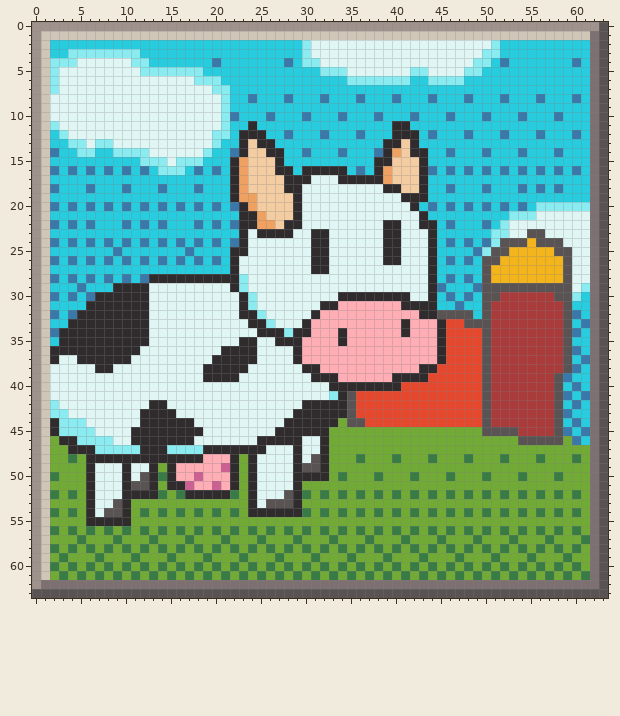
File history of a pixel-art file, src/assets/img/icon-cow.aseprite. This is how it looked before the edit.
64x64 pixels, 1 frame.
Once edited:
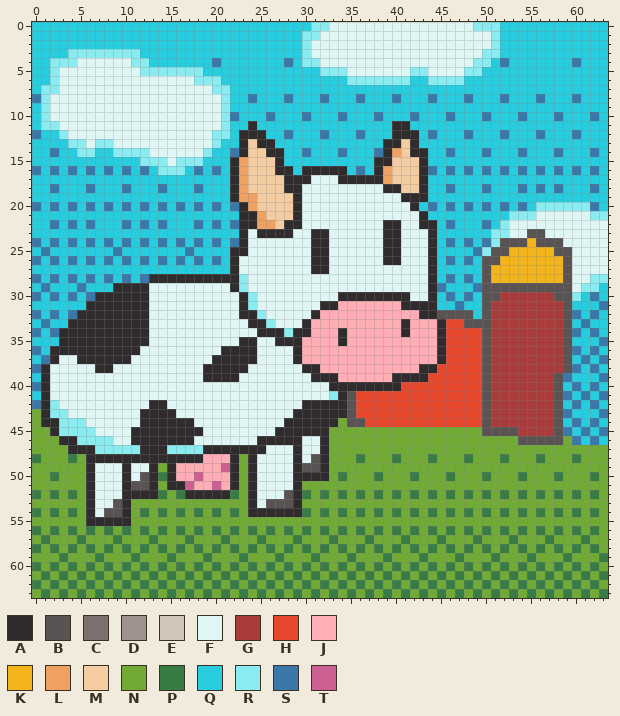
Palette (. is transparent): A #302c2e  B #5a5353  C #7d7071  D #a0938e  E #cfc6b8  F #dff6f5  G #a93b3b  H #e6482e  J #ffaeb6  K #f4b41b  L #eea160  M #f4cca1  N #71aa34  P #397b44  Q #28ccdf  R #8aebf1  S #3978a8  T #cd6093
Diff:
layer "Frame" removed
Changed rows in their new state; - is an unchanged pixel.
first column x 0:
 0 QQQQQQQQQQQQQQQQQQQQQQQQQQQQQQQRRFFFFFFFFFFFFFFFFRRRQQQQQQQQQQQQ
 1 QQQQQQQQQQQQQQQQQQQQQQQQQQQQQQRRFFFFFFFFFFFFFFFFFFFRQQQQQQQQQQQQ
 2 QQ------------------------------------------------------------QQ
 3 QQ------------------------------------------------------------QQ
 4 QQ------------------------------------------------------------QQ
 5 QQ------------------------------------------------------------QQ
 6 QQ------------------------------------------------------------QQ
 7 QR------------------------------------------------------------QQ
 8 SR------------------------------------------------------------QQ
 9 QR------------------------------------------------------------QQ
10 QR------------------------------------------------------------SQ
11 QR------------------------------------------------------------QQ
12 SQ------------------------------------------------------------QQ
13 QQ------------------------------------------------------------QQ
14 QQ------------------------------------------------------------SQ
15 QQ------------------------------------------------------------QQ
16 SQ------------------------------------------------------------SQ
17 QQ------------------------------------------------------------QQ
18 QQ------------------------------------------------------------SQ
19 QQ------------------------------------------------------------QQ
20 SQ------------------------------------------------------------SQ
21 QQ------------------------------------------------------------RR
22 QQ------------------------------------------------------------FF
23 QQ------------------------------------------------------------FF
24 SQ------------------------------------------------------------FF
25 QS------------------------------------------------------------FF
26 SQ------------------------------------------------------------FF
27 QQ------------------------------------------------------------FF
28 SQ------------------------------------------------------------RR
29 QS------------------------------------------------------------RQ
30 SQ------------------------------------------------------------SQ
31 QQ------------------------------------------------------------QS
32 SQ------------------------------------------------------------SQ
33 QS------------------------------------------------------------QQ
34 SQ------------------------------------------------------------SQ
35 QQ------------------------------------------------------------QS
36 SQ------------------------------------------------------------SQ
37 QS------------------------------------------------------------QS
38 SA------------------------------------------------------------SQ
39 QA------------------------------------------------------------QS
40 SA------------------------------------------------------------SQ
41 QA------------------------------------------------------------QS
42 SA------------------------------------------------------------SQ
43 NA------------------------------------------------------------QS
44 NA------------------------------------------------------------SQ
45 NN------------------------------------------------------------QS
46 NN------------------------------------------------------------SQ
47 NN------------------------------------------------------------NN
48 PN------------------------------------------------------------NN
49 NN------------------------------------------------------------NN
50 NN------------------------------------------------------------PN
51 NN------------------------------------------------------------NN
52 PN------------------------------------------------------------PN
53 NN------------------------------------------------------------NN
54 PN------------------------------------------------------------PN
55 NN------------------------------------------------------------NN
56 PN------------------------------------------------------------PN
57 NP------------------------------------------------------------NN
58 PN------------------------------------------------------------PN
59 NN------------------------------------------------------------NP
60 PN------------------------------------------------------------PN
61 NP------------------------------------------------------------NP
62 PNPNPNPNPNPNPNPNPNPNPNPNPNPNPNPNPNPNPNPNPNPNPNPNPNPNPNPNPNPNPNPN
63 NPNPNPNPNPNPNPNPNPNPNPNPNPNPNPNPNPNPNPNPNPNPNPNPNPNPNPNPNPNPNPNP
Where, in picture pixels (left, top, right, bottom), the same in both pictures:
changed: (32, 22, 608, 598)
